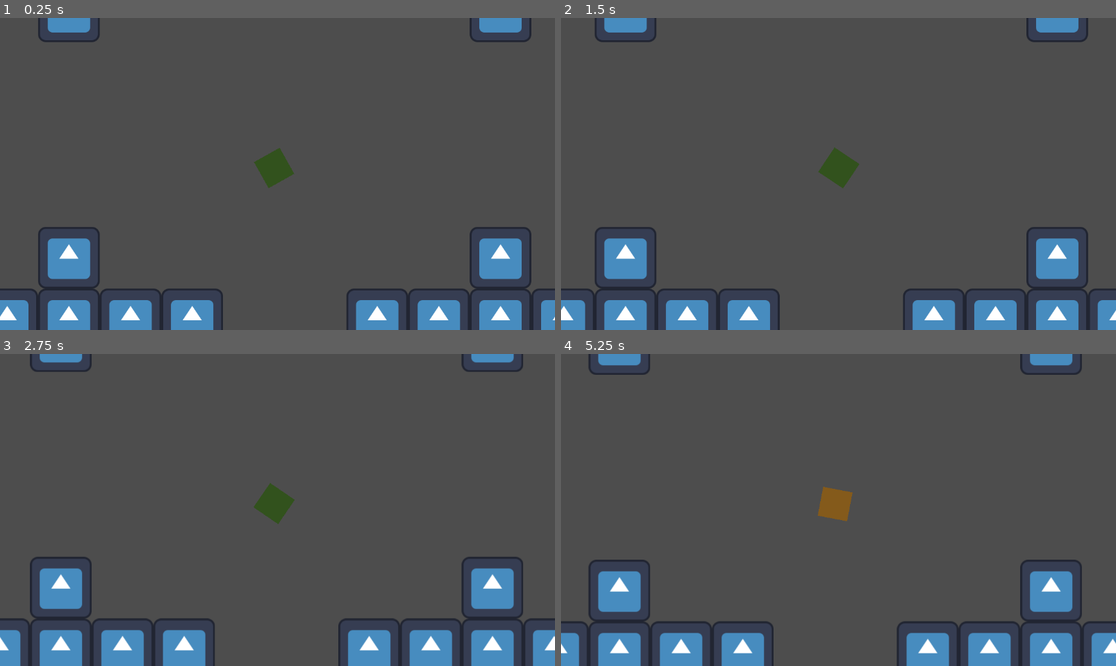
Above: before the commit, frames 1-4 (two rows, left to right).
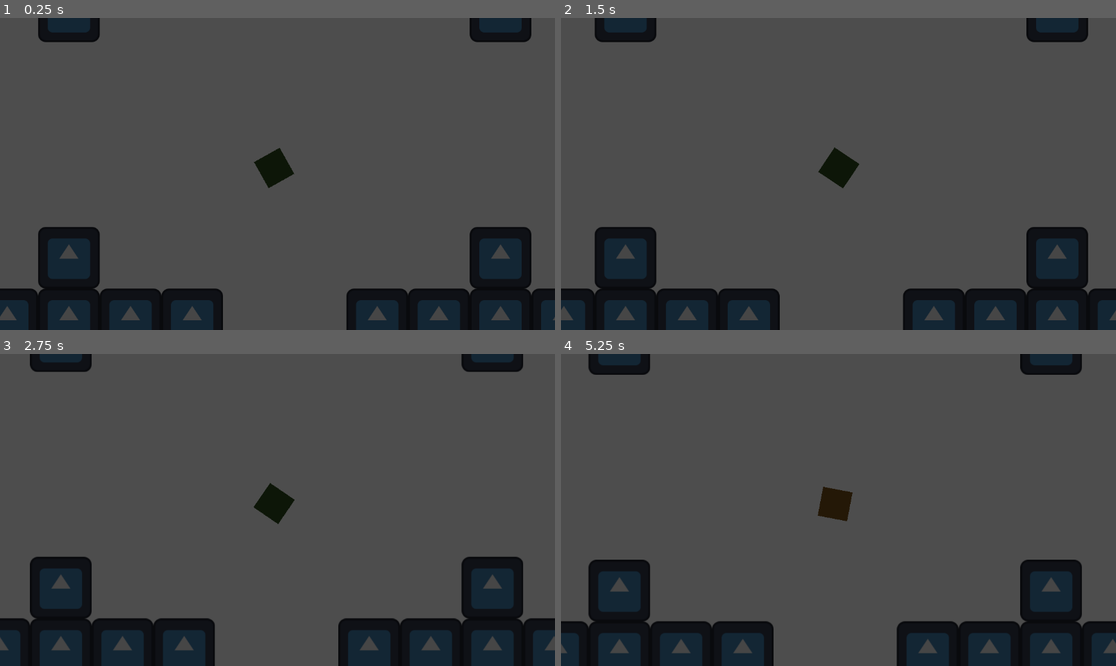
Above: after the commit, the same moments.

Repository: delaitaris/top-down-movement-game
Game: Godot game, scene res://scenes/game.tscn
Two runs of this game, one before a commit and one after it. Both use one fixed random seed, a clock stepped at 60 frames per second and the inputs below. The engine's default icon, where the game draws it, is replaced by a stand-in: a white triangle on a blue panel in a dark square.
Inputs (mouse positions are in pixels of both pictures, inside the frame that each line leads up to):
- Up to frame 1 (0.25 s): no input
- Up to frame 2 (1.5 s): tap Enter at 0.5 s; move the mouse to (749, 105) at 0.52 s; tap A (a) at 0.6 s; click (749, 105) at 0.67 s; tap D (d) at 0.8, 1.35 s; move the mouse to (749, 105) at 1.27 s; click (749, 105) at 1.42 s
- Up to frame 3 (2.75 s): tap S (s) at 1.55, 2.1 s; move the mouse to (188, 444) at 2.02 s; click (188, 444) at 2.17 s; tap W (w) at 2.3 s
- Up to frame 4 (5.25 s): move the mouse to (749, 441) at 2.77 s; tap W (w) at 2.85 s; click (749, 441) at 2.92 s; tap A (a) at 3.05, 3.6 s; move the mouse to (1005, 556) at 3.52 s; click (1005, 556) at 3.67 s; tap D (d) at 3.8, 4.35 s; move the mouse to (672, 463) at 4.27 s; click (672, 463) at 4.42 s; tap S (s) at 4.55 s; move the mouse to (866, 510) at 5.02 s; tap Ctrl (lower height) at 5.1 s; click (866, 510) at 5.17 s

The runs differ from the first frame. In frame 1, 17% of the frame differs, in the area x 0-100%, y 0-100%; in frame 2, 17%; in frame 3, 18%; in frame 4, 17%.

Commit message:
did fucking nothing, but i added a pointlight2d and canvasmodulator

Diff:
--- a/scenes/character.tscn
+++ b/scenes/character.tscn
@@ -46,6 +46,14 @@
 
 [sub_resource type="CircleShape2D" id="CircleShape2D_e2o6t"]
 radius = 30.565504
+
+[sub_resource type="Gradient" id="Gradient_my7n2"]
+colors = PackedColorArray(1, 1, 1, 1, 0, 0, 0, 1)
+
+[sub_resource type="GradientTexture2D" id="GradientTexture2D_dp8ca"]
+gradient = SubResource("Gradient_my7n2")
+fill = 1
+fill_from = Vector2(0.5, 0.5)
 
 [node name="Character" type="CharacterBody2D" unique_id=323876973]
 script = ExtResource("1_wa5vi")
@@ -104,6 +112,14 @@
 initial_velocity_min = 40.0
 initial_velocity_max = 80.0
 
+[node name="PointLight2D" type="PointLight2D" parent="." unique_id=365348208]
+position = Vector2(181.99998, 126.499985)
+scale = Vector2(5.4687505, 6.734375)
+energy = 0.0
+shadow_enabled = true
+shadow_filter_smooth = 6.0
+texture = SubResource("GradientTexture2D_dp8ca")
+
 [connection signal="mouse_entered" from="West" to="." method="_on_west_mouse_entered"]
 [connection signal="mouse_exited" from="West" to="." method="_on_west_mouse_exited"]
 [connection signal="mouse_entered" from="East" to="." method="_on_east_mouse_entered"]
--- a/scenes/game.tscn
+++ b/scenes/game.tscn
@@ -23,3 +23,6 @@
 position = Vector2(3, 0)
 tile_map_data = PackedByteArray("AAAAAAMAAAAAAAAAAAADAAMAAAAAAAAAAAAEAAMAAAAAAAAAAAAFAAMAAAAAAAAAAAAGAAMAAAAAAAAAAAD//w …(27552 unchanged characters)…
 tile_set = SubResource("TileSet_lnu2h")
+
+[node name="CanvasModulate" type="CanvasModulate" parent="." unique_id=900697396]
+color = Color(0.27387273, 0.27387273, 0.27387273, 1)
Binary file added: sprites/2d_lights_and_shadows_neutral_point_light.webp
Not shown, added: sprites/2d_lights_and_shadows_neutral_point_light.webp.import
